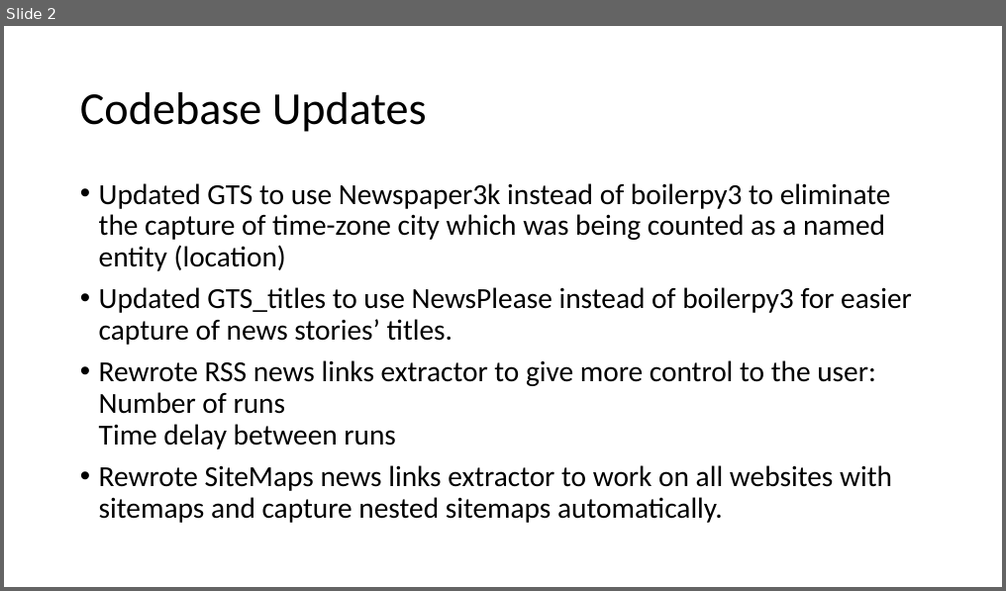
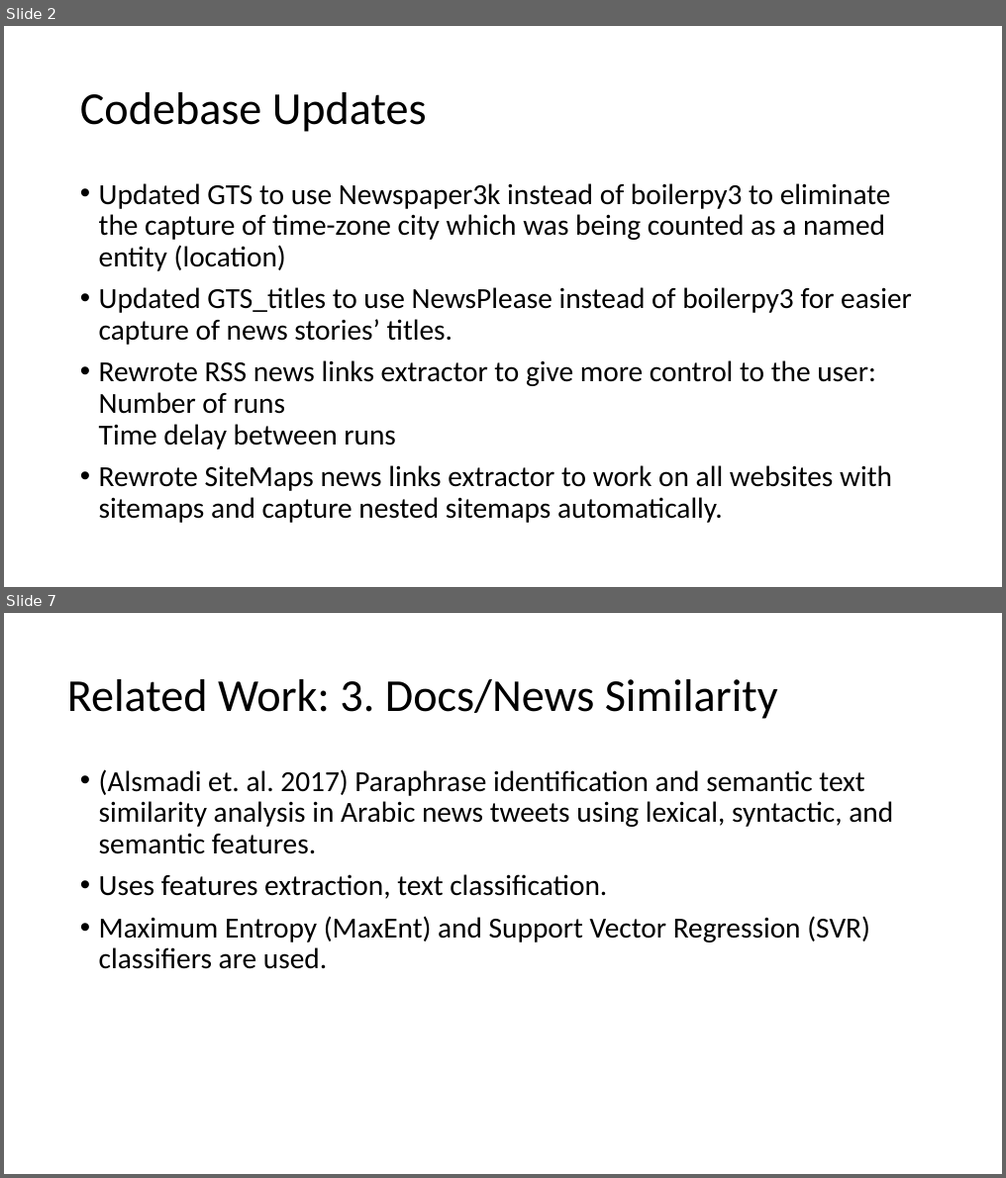
Before and after one commit to HussamHallak/TPDL2022, a slide deck: TPDL 2022 Paper Updates.pptx. Shown one above the other, each under a label of ours: slide 2 before the commit, slides 2 and 7 after it; the slides between them are not shown. The pictures are 1006x591 and 1006x1178 pixels, drawn with LibreOffice and Linux fonts; fonts in the diff are those of the drawing. Boxes give left, top, right and bottom in pixels: in the first picture for what was removed or moved away, otherwise in the second. Text is boxed around its words. In the diff, an @@ line names an element or a change of style, - is before the commit and + after.

```diff
--- a/TPDL 2022 Paper Updates.pptx
+++ b/TPDL 2022 Paper Updates.pptx
@@ slide 7 added at (x1=4, y1=613, x2=1002, y2=1174), background #FFFFFF @@
@@ title added at (x1=67, y1=679, x2=778, y2=719), 44 pt, text #000000 @@
+Related Work: 3. Docs/News Similarity
@@ text added at (x1=99, y1=769, x2=893, y2=969), 28 pt, text #000000 @@
+• (Alsmadi et. al. 2017) Paraphrase identification and semantic text similarity analysis in Arabic news tweets using lexical, syntactic, and semantic features.
+• Uses features extraction, text classification.
+• Maximum Entropy (MaxEnt) and Support Vector Regression (SVR) classifiers are used.
```
Also in this commit, not shown: 1 slide changed, 12 other slides added.
